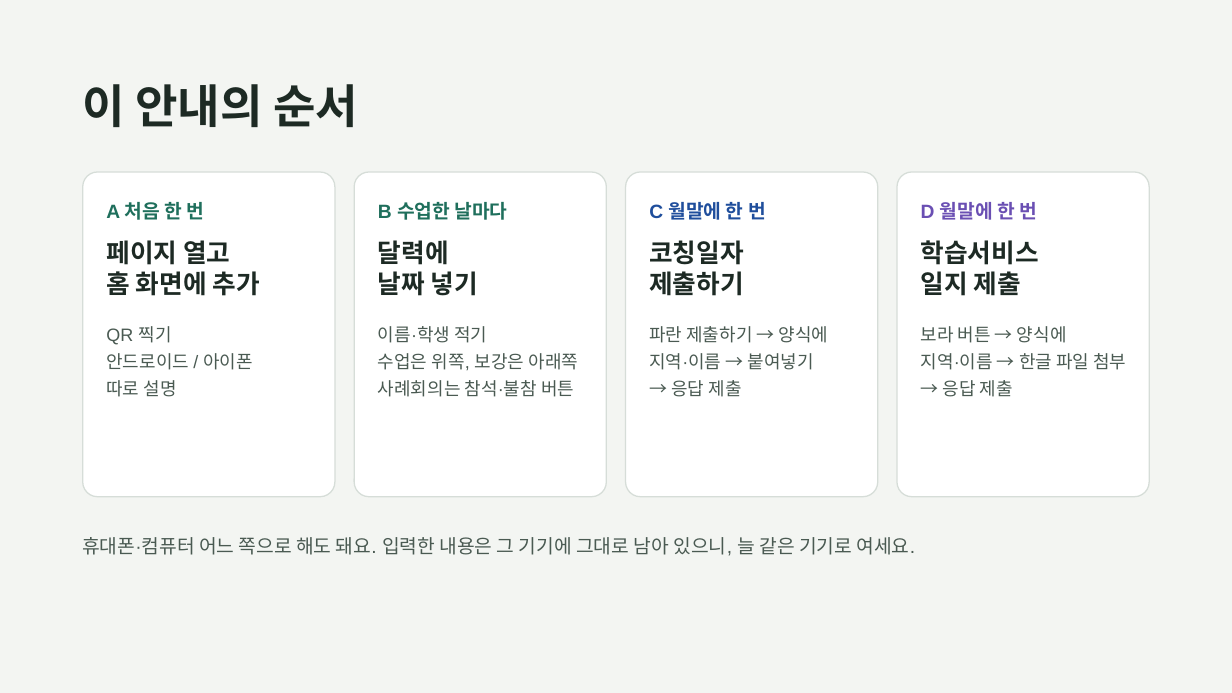
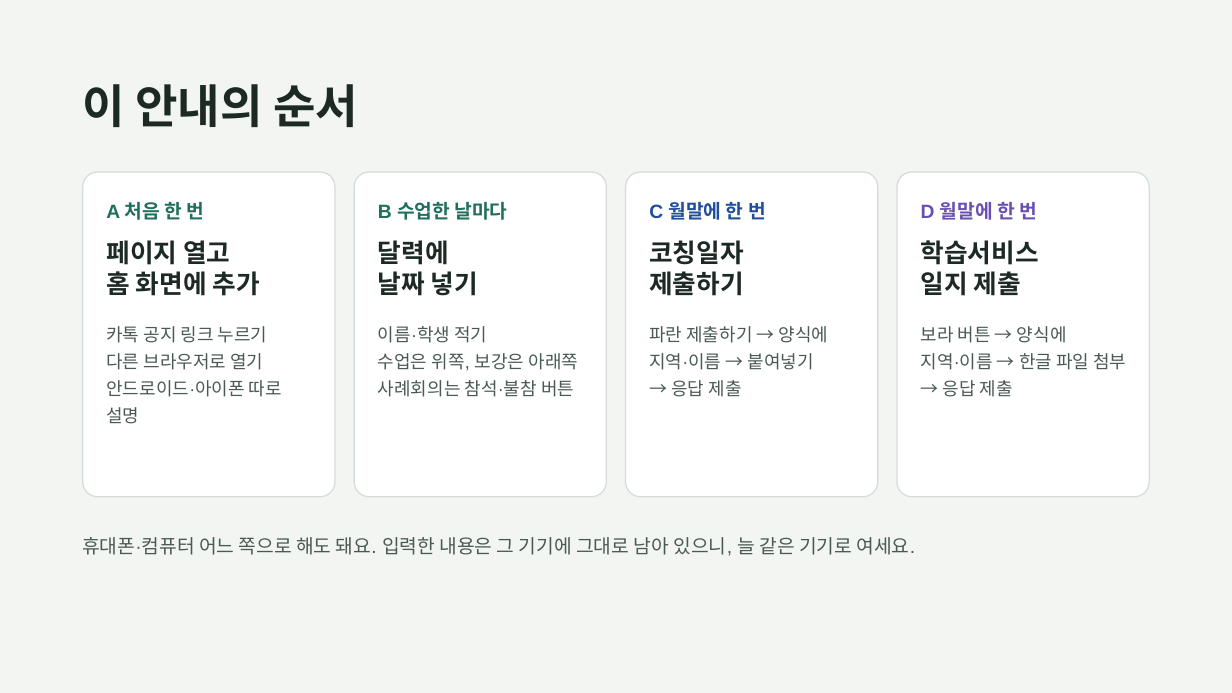
Before and after one commit to rkdhssnfl/maple-river-48, a slide deck: slide 2 of guide.pptx. Drawn at 1232x693 pixels with LibreOffice and Linux fonts; fonts in the diff are those of the drawing. Boxes give left, top, right and bottom in pixels: in the first picture for what was removed or moved away, otherwise in the second. Text is boxed around its words. In the diff, an @@ line names an element or a change of style, - is before the commit and + after.

```diff
--- a/guide.pptx
+++ b/guide.pptx
@@ text at <box>106,326,282,424</box>: text changed @@
-QR 찍기
-안드로이드 / 아이폰
-따로 설명
+카톡 공지 링크 누르기
+다른 브라우저로 열기
+안드로이드·아이폰 따로 설명
```
Also in this commit, not shown: 2 other slides changed.
